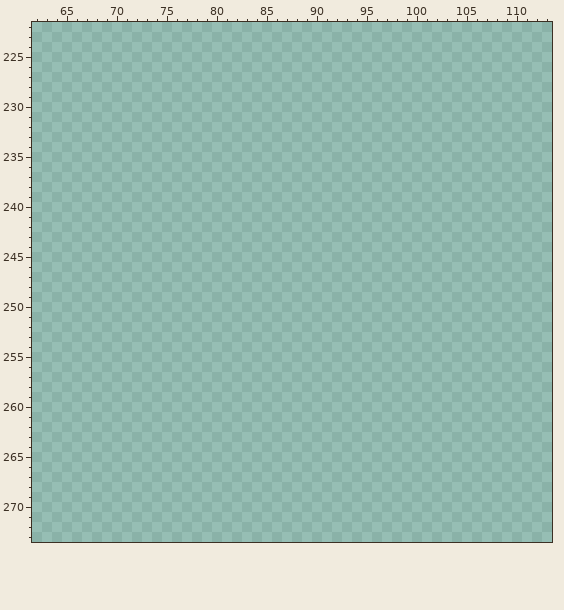
A pixel-art file gets an edit: resources pengu/tiles.aseprite. That is the earlier state.
512x512 pixels, 1 frame. Colours within 5 levels of each other are drawn and written as one. Shown: x 62..113, y 222..273. The commit also changed other parts of the picture, which this record leaves out.
Once edited:
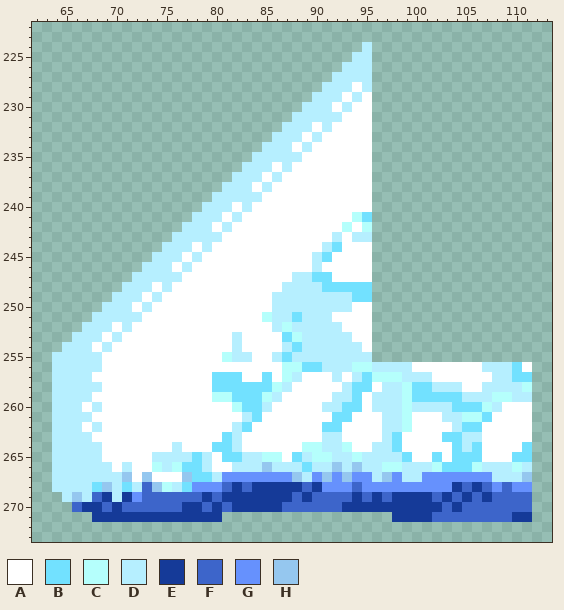
Palette (. is transparent): A #ffffff  B #72e1ff  C #b5fffc  D #b6efff  E #153a98  F #3d65ca  G #6691fd  H #95c7ef
The exact change:
Changed rows in their new state; - is an unchanged pixel.
Layer "platforms":
first column x 64:
224 -------------------------------D----------------
225 ------------------------------DD----------------
226 -----------------------------DDD----------------
227 ----------------------------DDDD----------------
228 ---------------------------DDDAD----------------
229 --------------------------DDDADA----------------
230 -------------------------DDDADAA----------------
231 ------------------------DDDDDAAA----------------
232 -----------------------DDDADAAAA----------------
233 ----------------------DDDADAAAAA----------------
234 ---------------------DDDADAAAAAA----------------
235 --------------------DDDDDAAAAAAA----------------
236 -------------------DDDADAAAAAAAA----------------
237 ------------------DDDADAAAAAAAAA----------------
238 -----------------DDDADAAAAAAAAAA----------------
239 ----------------DDDDDAAAAAAAAAAA----------------
240 ---------------DDDADAAAAAAAAAAAA----------------
241 --------------DDDADAAAAAAAAAAACB----------------
242 -------------DDDADAAAAAAAAAAACAC----------------
243 ------------DDDDDAAAAAAAAAAADADD----------------
244 -----------DDDADAAAAAAAAAAADBAAA----------------
245 ----------DDDADAAAAAAAAAAADBAAAA----------------
246 ---------DDDADAAAAAAAAAAAADAAAAA----------------
247 --------DDDDDAAAAAAAAAAADDBBAAAA----------------
248 -------DDDADAAAAAAAAAAADDDDBBBBB----------------
249 ------DDDADAAAAAAAAAAADDDDDDDDBB----------------
250 -----DDDADAAAAAAAAAAAADDDDDDDDAA----------------
251 ----DDDDDAAAAAAAAAAAACDDBDDDAAAA----------------
252 ---DDDADAAAAAAAAAAAAAADCDDDDDAAA----------------
253 --DDDADAAAAAAAAAAADAAAABCDDDDDAA----------------
254 -DDDADAAAAAAAAAAAADAAAADBDDDDDDA----------------
255 DDDDDAAAAAAAAAAAACDDAADBDDDDDDDD----------------
256 DDDDDAAAAAAAAAAAAAAAAAACCBBDDDCCDDDDAAAAAAADDDBA
257 DDDDAAAAAAAAAAAABBBAABACDAAADADBCCCDDDAAAAAADDBB
258 DDDDDAAAAAAAAAAABBBBBBCDAAAAADBBADDCBBDDDAADDDDC
259 DDDDAAAAAAAAAAAACCBBBCDAAAAADDBADDDCBBBBBDDDCCDD
260 DDDADAAAAAAAAAAAAACBBDAAAAADDBBADDDCDDDDBBBCDAAA
261 DDDDAAAAAAAAAAAAAAADBAAAAAAABBAAADDCAAADDCCBAAAA
262 DDDADAAAAAAAAAAAAADBAAAAAAABBAAAADDCAAAADBBAAAAA
263 DDDDAAAAAAAAAAAAABDAAAAAAAADDAAAADBAAAABBDDAAAAA
264 DDDDDAAAAAAADAAABBDAAAAAACCDDCAADDBAAAAABDBAAAAB
265 DDDDDAAAAADDDDBDABBDDCCABDCCDDCDDDDBAABABBBAAABB
266 DDDDDDADAACDCBBDAADDDHDDDBDDHDHDDCCDDDCBBBCDDDCD
267 DDDDDDDHAHAAAHBBDGGGGGGGHDGHGHGGDHGDDGGGGGGGDDDH
268 DDDDBHDBDFHCDBGGGFEFEEEEEFEGGGFGGGGGGGGGEFEFGFGG
269 -DHDFEDEGFFFFFFEFEEEEEEEFEFFFFEFEFEEEEFEFEFEFFFF
270 --FEEFEFFFFFFEEFEFEEEEEFFFFFFEEEEEEEEEEFEFFFFFFF
271 ----EEEEEEEEEEEEE-----------------EEEEFFFFFFFFEE
Changed places in both pictures, as pixel boxes (x1, y1, x2, y2):
added: (52, 42, 532, 522)
